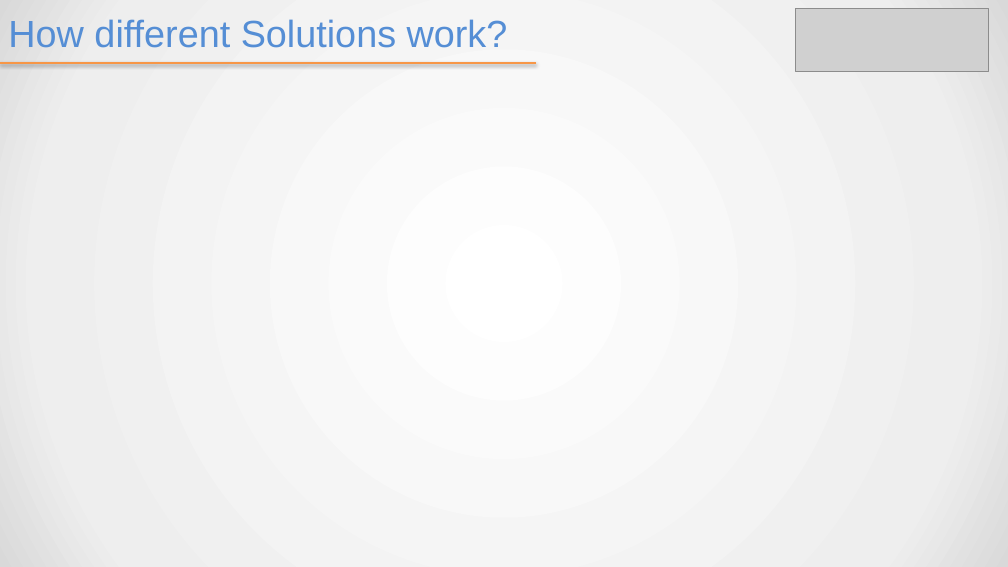
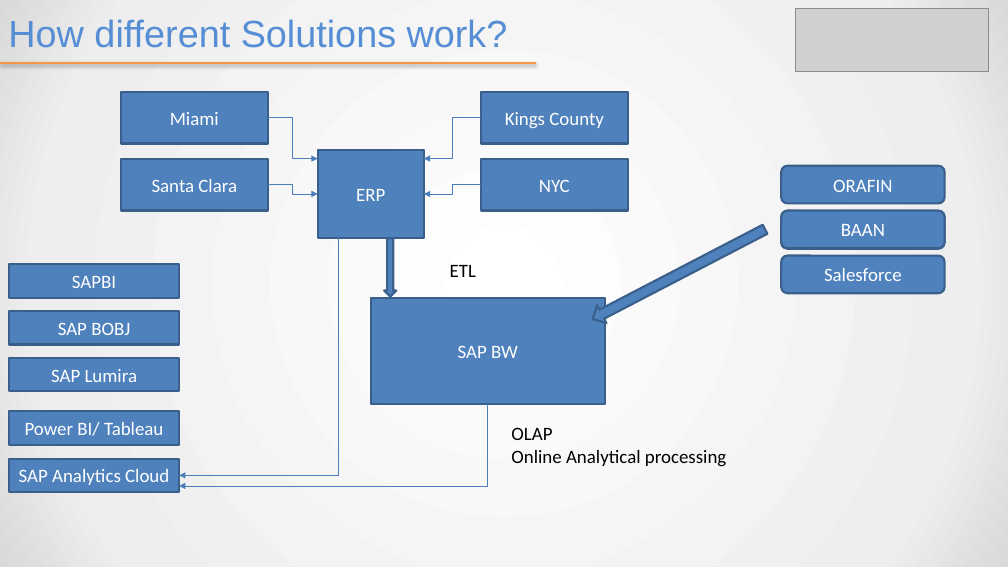
Before and after one commit to soyuztechnologies/SAC_SaamaTechnologies, a slide deck: slide 8 of day 1/SAC_Training Day 1.pptx. Drawn at 1008x567 pixels with LibreOffice and Linux fonts; fonts in the diff are those of the drawing; grey boxes stand for pictures. Boxes give left, top, right and bottom in pixels: in the first picture for what was removed or moved away, otherwise in the second. Text is boxed around its words. In the diff, an @@ line names an element or a change of style, - is before the commit and + after.

```diff
--- a/day 1/SAC_Training Day 1.pptx
+++ b/day 1/SAC_Training Day 1.pptx
@@ rectangle added at (121, 91, 268, 144), fill #4F81BD, outline #3A5F8C 2 pt, 18 pt, text #FFFFFF @@
+Miami
@@ elbow arrow added from (268, 118) to (318, 159), #4B7EBC 0.75 pt @@
@@ elbow arrow added from (481, 118) to (424, 159), #4B7EBC 0.75 pt @@
@@ rectangle added at (481, 91, 628, 144), fill #4F81BD, outline #3A5F8C 2 pt, 18 pt, text #FFFFFF @@
+Kings County
@@ rectangle added at (121, 159, 268, 211), fill #4F81BD, outline #3A5F8C 2 pt, 18 pt, text #FFFFFF @@
+Santa Clara
@@ rectangle added at (318, 150, 423, 238), fill #4F81BD, outline #3A5F8C 2 pt, 18 pt, text #FFFFFF @@
+ERP
@@ rectangle added at (481, 159, 628, 211), fill #4F81BD, outline #3A5F8C 2 pt, 18 pt, text #FFFFFF @@
+NYC
@@ rounded rectangle added at (781, 166, 944, 203), fill #4F81BD, outline #3A5F8C 2 pt, 18 pt, text #FFFFFF @@
+ORAFIN
@@ elbow arrow added from (268, 185) to (318, 194), #4B7EBC 0.75 pt @@
@@ elbow arrow added from (481, 185) to (424, 194), #4B7EBC 0.75 pt @@
@@ elbow arrow added from (338, 231) to (179, 476), #4B7EBC 0.75 pt @@
@@ down arrow added at (384, 238, 396, 296), fill #4F81BD, outline #3A5F8C 2 pt @@
@@ right arrow added at (589, 220, 770, 328), fill #4F81BD, outline #3A5F8C 2 pt @@
@@ rounded rectangle added at (781, 211, 944, 249), fill #4F81BD, outline #3A5F8C 2 pt, 18 pt, text #FFFFFF @@
+BAAN
@@ rounded rectangle added at (781, 210, 944, 248), fill #4F81BD, outline #3A5F8C 2 pt, 18 pt, text #FFFFFF @@
+BAAN
@@ rectangle added at (9, 264, 179, 297), fill #4F81BD, outline #3A5F8C 2 pt, 18 pt, text #FFFFFF @@
+SAPBI
@@ text added at (450, 265, 476, 277), 18 pt, text #000000 @@
+ETL
@@ rounded rectangle added at (781, 256, 944, 293), fill #4F81BD, outline #3A5F8C 2 pt, 18 pt, text #FFFFFF @@
+Salesforce
@@ rectangle added at (371, 298, 605, 404), fill #4F81BD, outline #3A5F8C 2 pt, 18 pt, text #FFFFFF @@
+SAP BW
@@ rectangle added at (9, 311, 179, 344), fill #4F81BD, outline #3A5F8C 2 pt, 18 pt, text #FFFFFF @@
+SAP BOBJ
@@ rectangle added at (9, 358, 179, 391), fill #4F81BD, outline #3A5F8C 2 pt, 18 pt, text #FFFFFF @@
+SAP Lumira
@@ rectangle added at (9, 411, 179, 445), fill #4F81BD, outline #3A5F8C 2 pt, 18 pt, text #FFFFFF @@
+Power BI/ Tableau
@@ elbow arrow added from (488, 404) to (179, 486), #4B7EBC 0.75 pt @@
@@ text added at (511, 427, 726, 467), 18 pt, text #000000 @@
+OLAP
+Online Analytical processing
@@ rectangle added at (9, 459, 179, 492), fill #4F81BD, outline #3A5F8C 2 pt, 18 pt, text #FFFFFF @@
+SAP Analytics Cloud
```
Also in this commit, not shown: 2 other slides changed, 2 other files.
